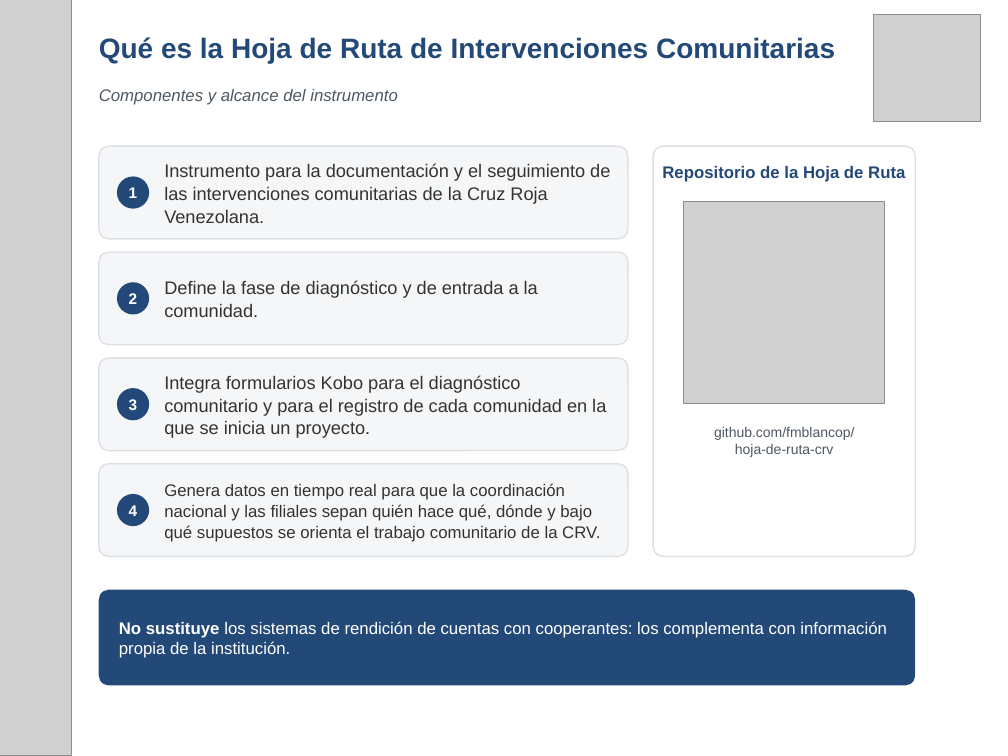
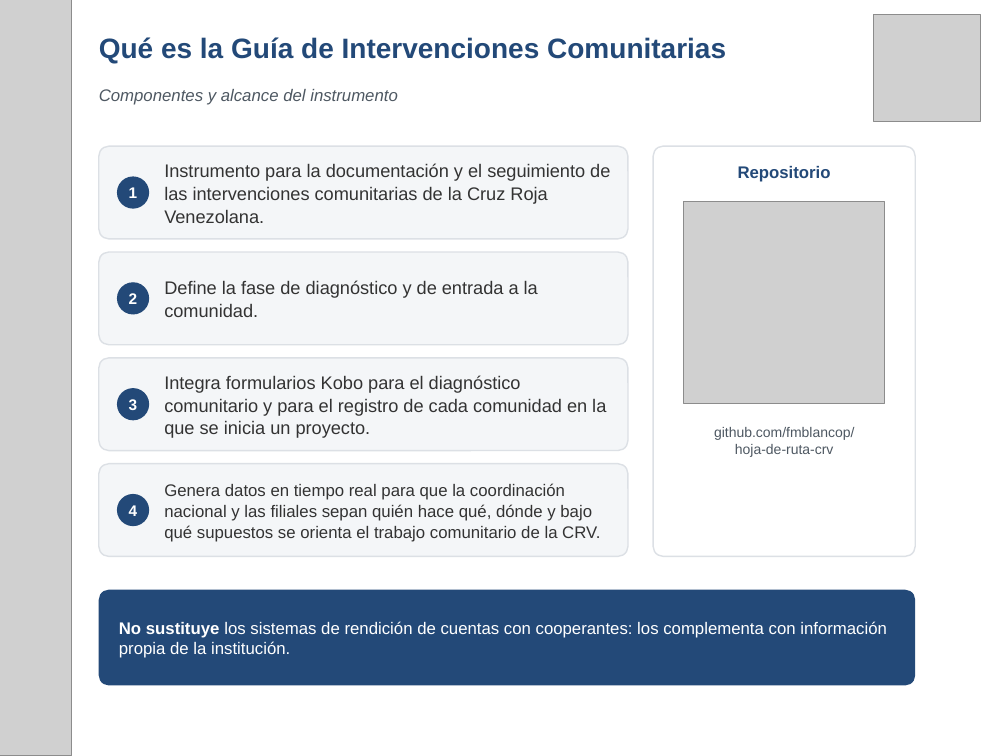
Before and after one commit to fmblancop/Hoja-de-Ruta-CRV, a slide deck: slide 8 of Hoja_de_Ruta_CRV_presentacion.pptx. Drawn at 1008x756 pixels with LibreOffice and Linux fonts; fonts in the diff are those of the drawing; grey boxes stand for pictures. Boxes give left, top, right and bottom in pixels: in the first picture for what was removed or moved away, otherwise in the second. Text is boxed around its words. In the diff, an @@ line names an element or a change of style, - is before the commit and + after.

```diff
--- a/Hoja_de_Ruta_CRV_presentacion.pptx
+++ b/Hoja_de_Ruta_CRV_presentacion.pptx
@@ text at <box>99,37,726,63</box>: text changed @@
-Qué es la Hoja de Ruta de Intervenciones Comunitarias
+Qué es la Guía de Intervenciones Comunitarias
@@ text at <box>738,166,831,182</box>: text changed @@
-Repositorio de la Hoja de Ruta
+Repositorio
```
Also in this commit, not shown: 9 other slides changed.
